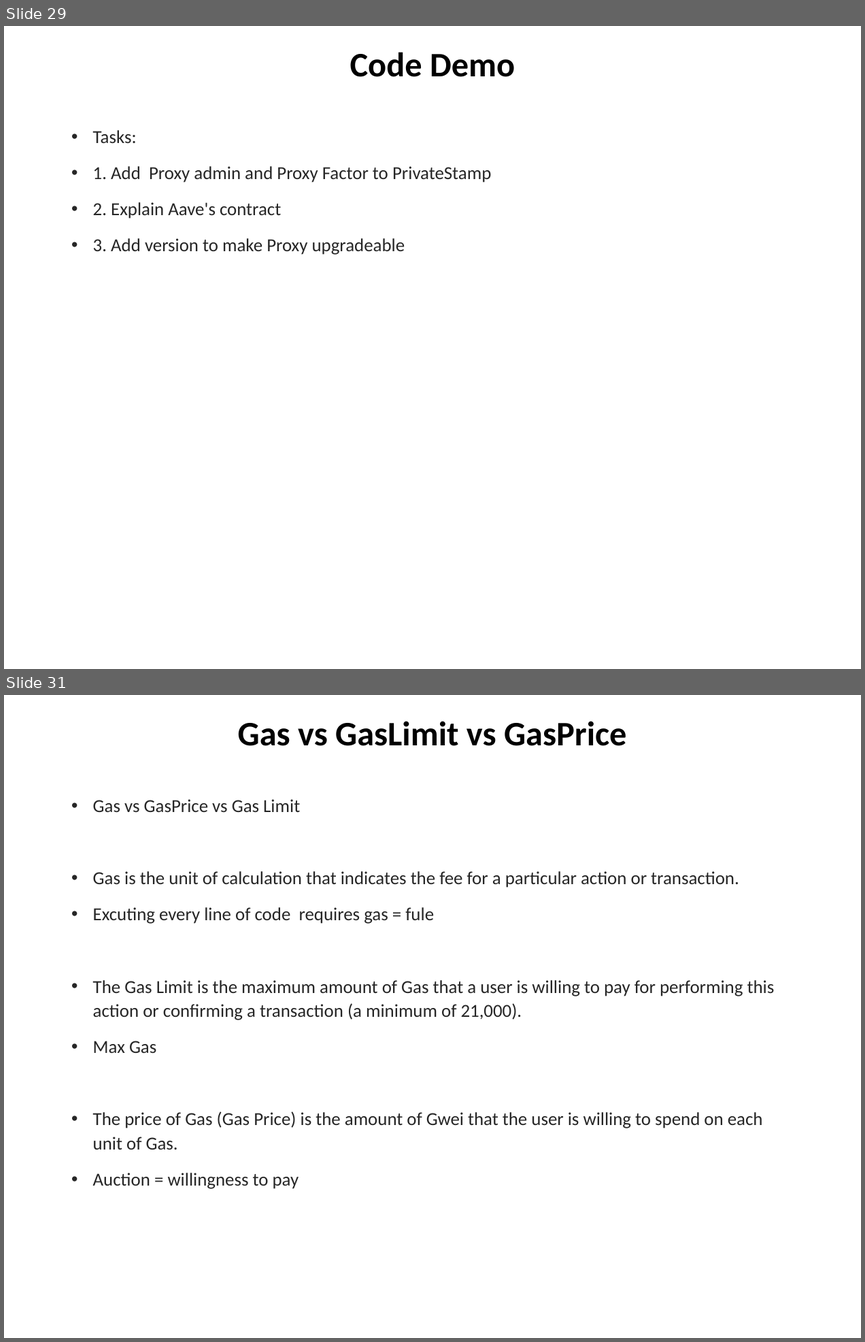
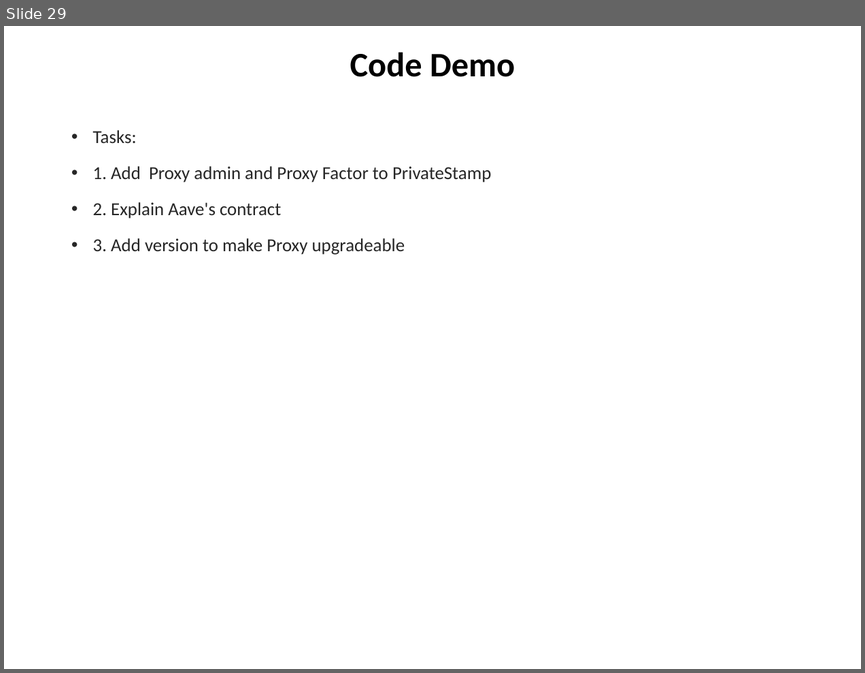
Before and after one commit to chuacw/SGUS-Slides, a slide deck: BCI - Batch2 - Day10 - Reactjs 2 Web3.pptx. Shown one above the other, each under a label of ours: slides 29 and 31 before the commit, slide 29 after it; the slides between them are not shown. The pictures are 865x1342 and 865x673 pixels, drawn with LibreOffice and Linux fonts; fonts in the diff are those of the drawing. Boxes give left, top, right and bottom in pixels: in the first picture for what was removed or moved away, otherwise in the second. Text is boxed around its words. In the diff, an @@ line names an element or a change of style, - is before the commit and + after.

```diff
--- a/BCI - Batch2 - Day10 - Reactjs 2 Web3.pptx
+++ b/BCI - Batch2 - Day10 - Reactjs 2 Web3.pptx
@@ slide 31 removed at bbox=[4, 695, 861, 1338], background #FFFFFF @@
@@ title removed at bbox=[238, 721, 626, 746] @@
-Gas vs GasLimit vs GasPrice
@@ text removed at bbox=[93, 799, 774, 1189] @@
-• Gas vs GasPrice vs Gas Limit
-• Gas is the unit of calculation that indicates the fee for a particular action or transaction.
-• Excuting every line of code requires gas = fule
-• The Gas Limit is the maximum amount of Gas that a user is willing to pay for performing this action or confirming a transaction (a minimum of 21,000).
-• Max Gas
-• The price of Gas (Gas Price) is the amount of Gwei that the user is willing to spend on each unit of Gas.
-• Auction = willingness to pay
```
Also in this commit, not shown: 6 other slides removed, 5 other files.
